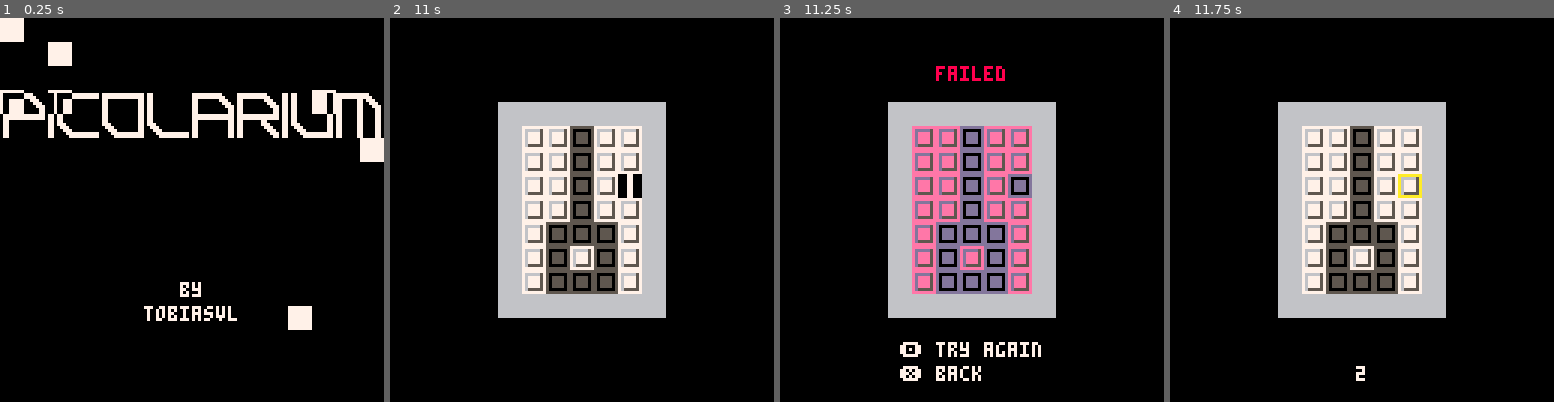
Above: before the commit, frames 1-4 (left to right).
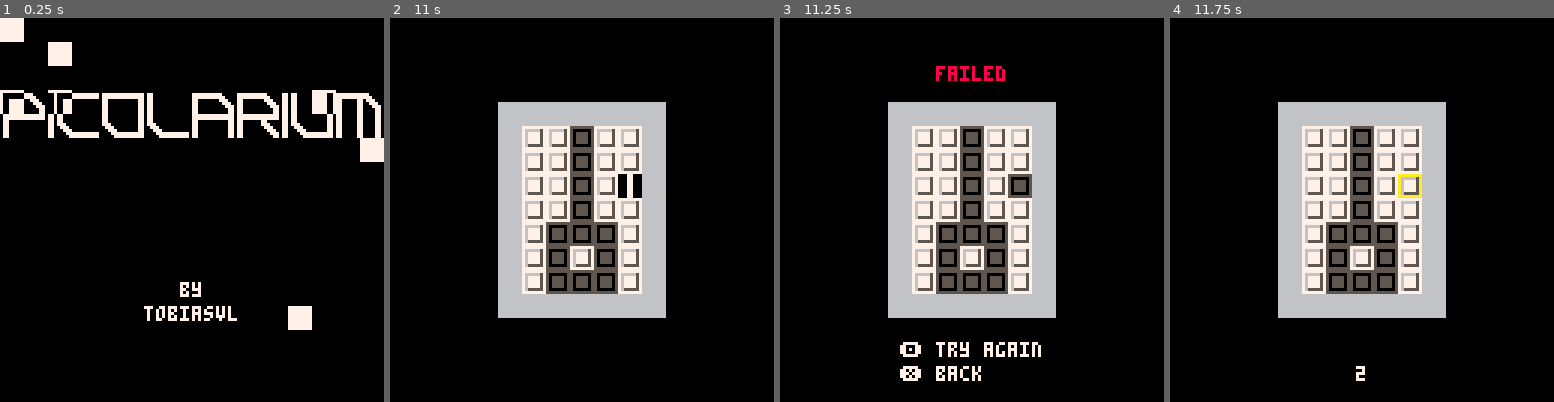
Above: after the commit, the same moments.

Repository: tobiasvl/picolarium
Game: PICO-8 cartridge picolarium.p8
Same seed, same stepped clock (60 frames per second), same inputs: the game is played once before the commit and once after it.
Inputs:
- Up to frame 1 (0.25 s): no input
- Up to frame 2 (11 s): tap X (X key) at 0.33, 1.07, 1.85, 2.97, 4.08, 5.2, 6.32, 7.43, 8.55, 9.67, 10.78 s; tap O (Z key) at 0.7, 1.7, 2.1, 2.5, 2.9, 3.3, 3.7, 4.1, 4.5, 4.9, 5.3, 5.7, 6.1, 6.5, 6.9, 7.3, 7.7, 8.1, 8.5, 8.9, 9.3, 9.7, 10.1, 10.5, 10.9 s; hold Right 1.6-2.1 s; hold Up 2.15-2.42 s; hold Right 2.47-3.03 s; hold Left 3.08-3.58 s; hold Down 3.63-3.97 s; hold Right 4.02-4.68 s; hold Up 4.73-5.03 s; hold Left 5.08-5.68 s; hold Down 5.73-6.03 s; hold Right 6.08-6.58 s; hold Right 6.63-7.13 s; hold Up 7.18-7.45 s; hold Right 7.5-8.07 s; hold Left 8.12-8.62 s; hold Down 8.67-9 s; hold Right 9.05-9.72 s; hold Up 9.77-10.07 s; hold Left 10.12-10.72 s; hold Down from 10.77 s (still down)
- Up to frame 3 (11.25 s): release Down at 11.07 s; hold Right from 11.12 s (still down)
- Up to frame 4 (11.75 s): tap O (Z key) at 11.3, 11.7 s; release Right at 11.62 s

Frames 1-2 are identical in both runs. In frame 3, 11% of the frame differs, in the area x 34-66%, y 28-72%; in frame 4, nothing differs.

Commit message:
Add options when beating a level
Closes #9.

Diff:
--- a/picolarium.p8
+++ b/picolarium.p8
@@ -78,6 +78,24 @@
     center("(solved)",122,5)
   end
   poke4(0x5f28,peek4(0x4300))
+end
+
+function find_unsolved()
+  local new_lvl=lvl+1
+  local x=new_lvl%#level_select
+  if (x==0) x=10
+  for y=ceil(new_lvl/#level_select),10 do
+    for x2=x,10 do
+      if level_select[y][x2]==0 then
+        lvl=new_lvl
+        lvl_xpos=(x2-1)*8
+        lvl_ypos=(y-1)*8
+        return
+      end
+      new_lvl+=1
+    end
+    x=1
+  end
 end
 
 function _init()
@@ -334,10 +352,13 @@
       move(button)
     end
   elseif mode==7 then
+    counter+=1
     if (btnp(🅾️)) mode=4 turn_off_draw()
     if (btnp(❎)) mode=3
+  elseif mode==8 then
+    if (btnp(🅾️)) find_unsolved() play_init()-- turn_off_draw()
+    if (btnp(❎)) mode=3
   end
-  if (mode==6 or mode==7) counter+=1
 end
 
 function _draw()
@@ -383,17 +404,19 @@
     map()
   elseif mode==6 or mode==7 then
     if #bad_rows==0 then
-      x=ceil(lvl/#level_select)
-      y=lvl%#level_select
-      if (y==0) y=10
-      if level_select[x][y]==0 then
-        level_select[x][y]=1
+      y=ceil(lvl/#level_select)
+      x=lvl%#level_select
+      if (x==0) x=10
+      if level_select[y][x]==0 then
+        level_select[y][x]=1
         lvls_beat+=1
         save()
       end
       camera()
       center("clear!",16,3)
-      if (counter==24) counter,mode=0,3
+      print("🅾️ next unsolved level",20,108,7)
+      print("❎ back",20,116,7)
+      mode=8
     else
       if counter>=16 then
         counter=0
